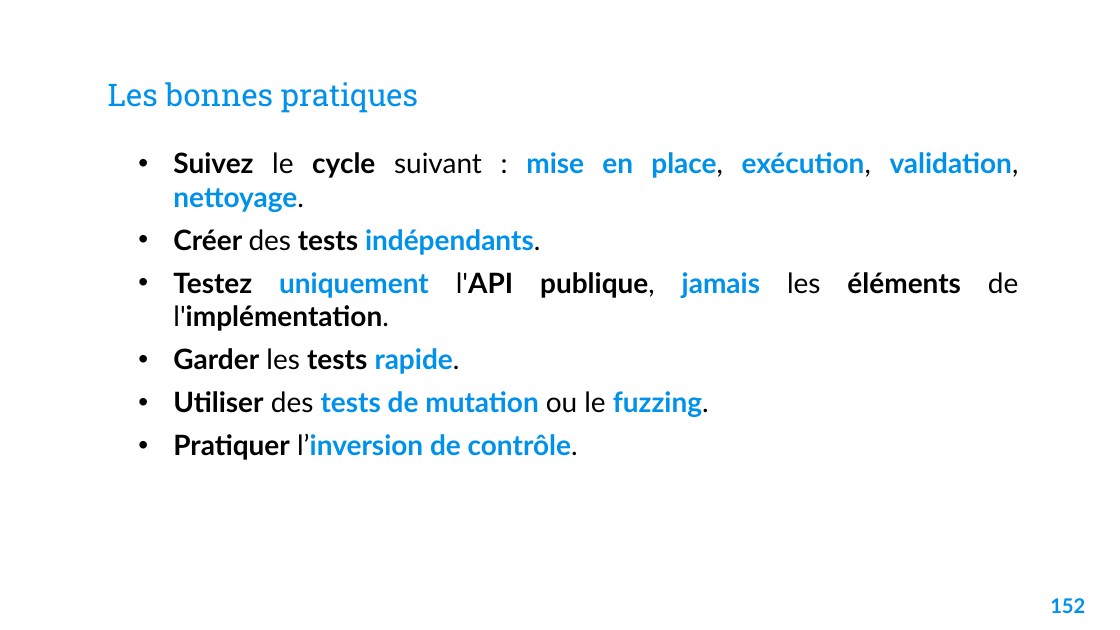
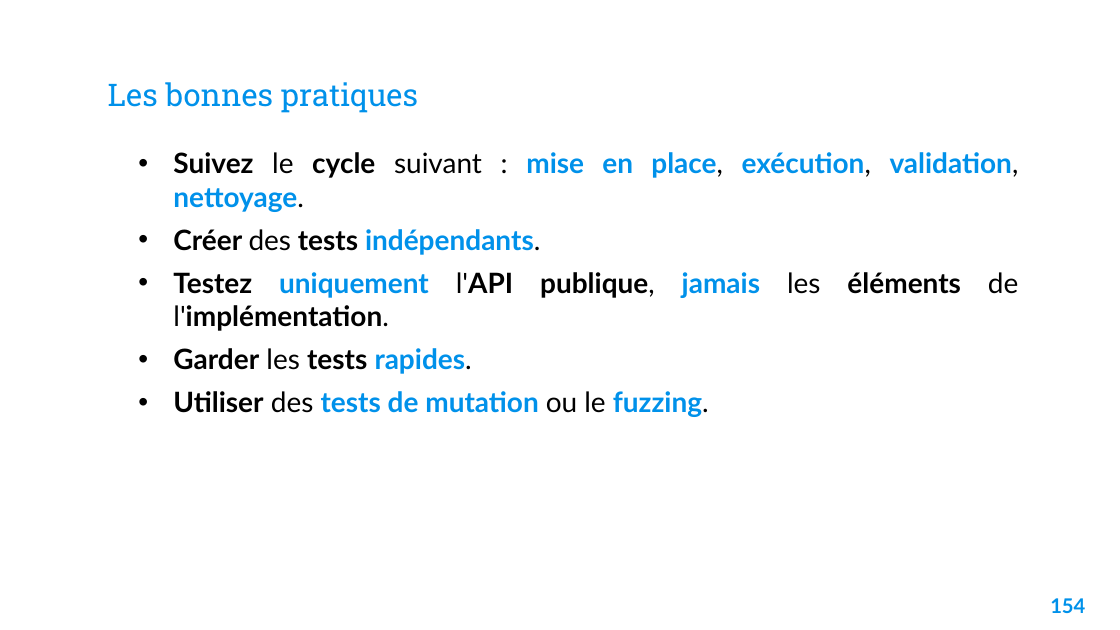
Before and after one commit to Fully-san/PythonDataScience, a slide deck: slide 155 of Supports/Python pour la data science.pptx (slide 153 before the commit). Drawn at 1120x630 pixels with LibreOffice and Linux fonts; fonts in the diff are those of the drawing; background and template pictures are left out. Boxes give left, top, right and bottom in pixels: in the first picture for what was removed or moved away, otherwise in the second. Text is boxed around its words. In the diff, an @@ line names an element or a change of style, - is before the commit and + after.

```diff
--- a/Supports/Python pour la data science.pptx
+++ b/Supports/Python pour la data science.pptx
@@ text at [173, 348, 472, 374]: text changed @@
-• Garder les tests rapide.
+• Garder les tests rapides.
@@ text at [173, 434, 578, 460]: paragraph removed @@
-• Pratiquer l’inversion de contrôle.
@@ page number at [1050, 598, 1085, 613]: text changed @@
-152
+154
```
Also in this commit, not shown: 5 other slides changed, 3 slides added, 1 slide removed, 1 other file.
